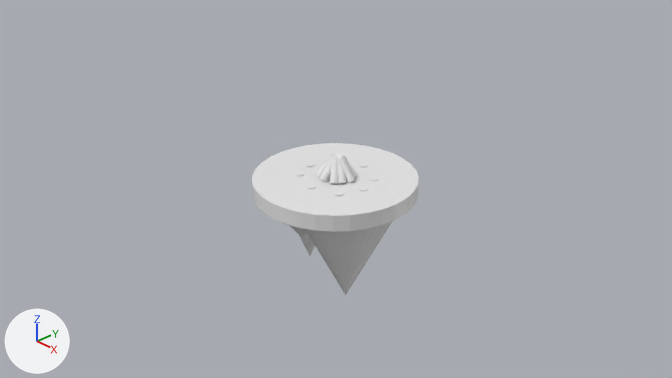
Before and after pictures for a commit that changed the Blender file homeisland-camp.blend.
Both versions are drawn from the file's camera 'Camera'. Arrows for +X, +Y and +Z are at lower left; the lights stay in place.
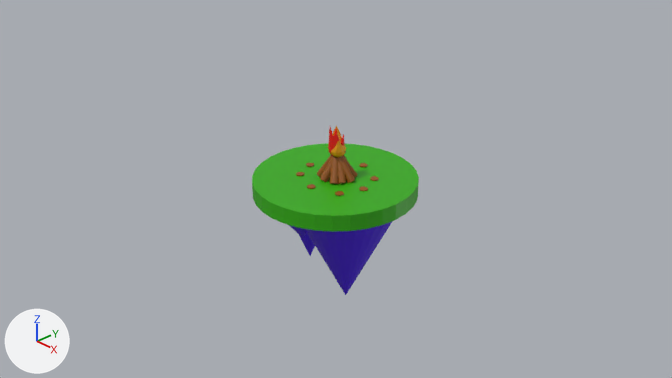
Where the change shows, as pixel boxes [x1, y1, x2, y2] in the pictures (672 x 378 px):
'Cylinder', recoloured (white to green)
    both: [252, 143, 419, 232]
'Cone.001', recoloured (grey to blue)
    both: [305, 221, 392, 295]
'Icosphere', added
    after: [331, 126, 346, 158]
'Cylinder.003', recoloured (white to brown)
    both: [330, 158, 338, 184]
'Icosphere.001', added
    after: [328, 127, 345, 156]
'Cylinder.007', recoloured (white to brown)
    both: [338, 157, 355, 183]
'Cone', recoloured (grey to blue)
    both: [299, 233, 315, 256]
'Cylinder.008', recoloured
    both: [338, 157, 346, 184]
'Cylinder.004', recoloured
    both: [320, 156, 335, 182]
'Cylinder.002', recoloured
    both: [317, 154, 333, 177]
'Cone.003', recoloured
    both: [289, 225, 307, 238]
'Cylinder.005', recoloured
    both: [341, 155, 358, 178]
'Cylinder.016', recoloured
    both: [335, 191, 344, 196]
'Cylinder.017', recoloured
    both: [307, 184, 315, 189]

What the commit changed:
Material 'Brown' (mat_brown) is new.
Its base color is (0.283, 0.0799, 0.00318) (brown #91500a).
Material 'Blue' (mat_blue) is new.
Its base color is (0.0704, 0.0136, 0.8) (blue #4b1fe7).
Material 'Green' (mat_green) is new.
Its base color is (0.0314, 0.407, 0.0) (green #32ab00).
Material 'Fire2' (mat_fire2) is new.
Its base color is (0.8, 0.00228, 0.0) (red #e70800).
Material 'Fire1' (mat_fire1) is new.
Its base color is (0.8, 0.329, 0.00166) (orange #e79b05).
me_cylinder has 64 vertices, 34 faces and spans x -1.0..1.0, y -1.0..1.0, z -1.0..1.0.
me_cylinder now uses material mat_green (green #32ab00).
me_cone has 33 vertices, 33 faces and spans x -1.0..1.0, y -1.0..1.0, z -1.0..1.0.
me_cone now uses material mat_blue (blue #4b1fe7).
me_cone_001 has 33 vertices, 33 faces and spans x -1.0..1.0, y -1.0..1.0, z -1.0..1.0.
me_cone_001 now uses material mat_blue (blue #4b1fe7).
me_cone_003 has 33 vertices, 33 faces and spans x -1.0..1.0, y -1.0..1.0, z -1.0..1.0.
me_cone_003 now uses material mat_blue (blue #4b1fe7).
me_cylinder_002 has 64 vertices, 34 faces and spans x -1.0..1.0, y -1.0..1.0, z -1.0..1.0.
me_cylinder_002 now uses material mat_brown (brown #91500a).
me_cylinder_003 has 64 vertices, 34 faces and spans x -1.0..1.0, y -1.0..1.0, z -1.0..1.0.
me_cylinder_003 now uses material mat_brown (brown #91500a).
me_cylinder_004 has 64 vertices, 34 faces and spans x -1.0..1.0, y -1.0..1.0, z -1.0..1.0.
me_cylinder_004 now uses material mat_brown (brown #91500a).
me_cylinder_005 has 64 vertices, 34 faces and spans x -1.0..1.0, y -1.0..1.0, z -1.0..1.0.
me_cylinder_005 now uses material mat_brown (brown #91500a).
me_cylinder_007 has 64 vertices, 34 faces and spans x -1.0..1.0, y -1.0..1.0, z -1.0..1.0.
me_cylinder_007 now uses material mat_brown (brown #91500a).
me_cylinder_008 has 64 vertices, 34 faces and spans x -1.0..1.0, y -1.0..1.0, z -1.0..1.0.
me_cylinder_008 now uses material mat_brown (brown #91500a).
me_cylinder_016 has 64 vertices, 34 faces and spans x -1.0..1.0, y -1.0..1.0, z -1.0..1.0.
me_cylinder_016 now uses material mat_brown (brown #91500a).
me_cylinder_017 has 64 vertices, 34 faces and spans x -1.0..1.0, y -1.0..1.0, z -1.0..1.0.
me_cylinder_017 now uses material mat_brown (brown #91500a).
Mesh me_icosphere_001 is new.
It has 42 vertices, 80 faces and spans x -0.95..0.95, y -1.0..1.0, z -1.0..3.26.
It uses material mat_fire2 (red #e70800).
Mesh me_icosphere is new.
It has 42 vertices, 80 faces and spans x -0.95..0.95, y -1.0..1.0, z -1.0..2.67.
It uses material mat_fire1 (orange #e79b05).
Object 'Icosphere.001' (ob_icosphere_001) is new; it shows me_icosphere_001.
Its location is (0.025, -0.003, 0.474).
Its rotation in degrees is (0, 0, -0.3).
Its scale is (0.1, 0.1, 0.1).
Object 'Icosphere' (ob_icosphere) is new; it shows me_icosphere.
Its location is (0.044, -0.003, 0.474).
Its rotation in degrees is (0, 0, 0.3).
Its scale is (0.1, 0.1, 0.1).
